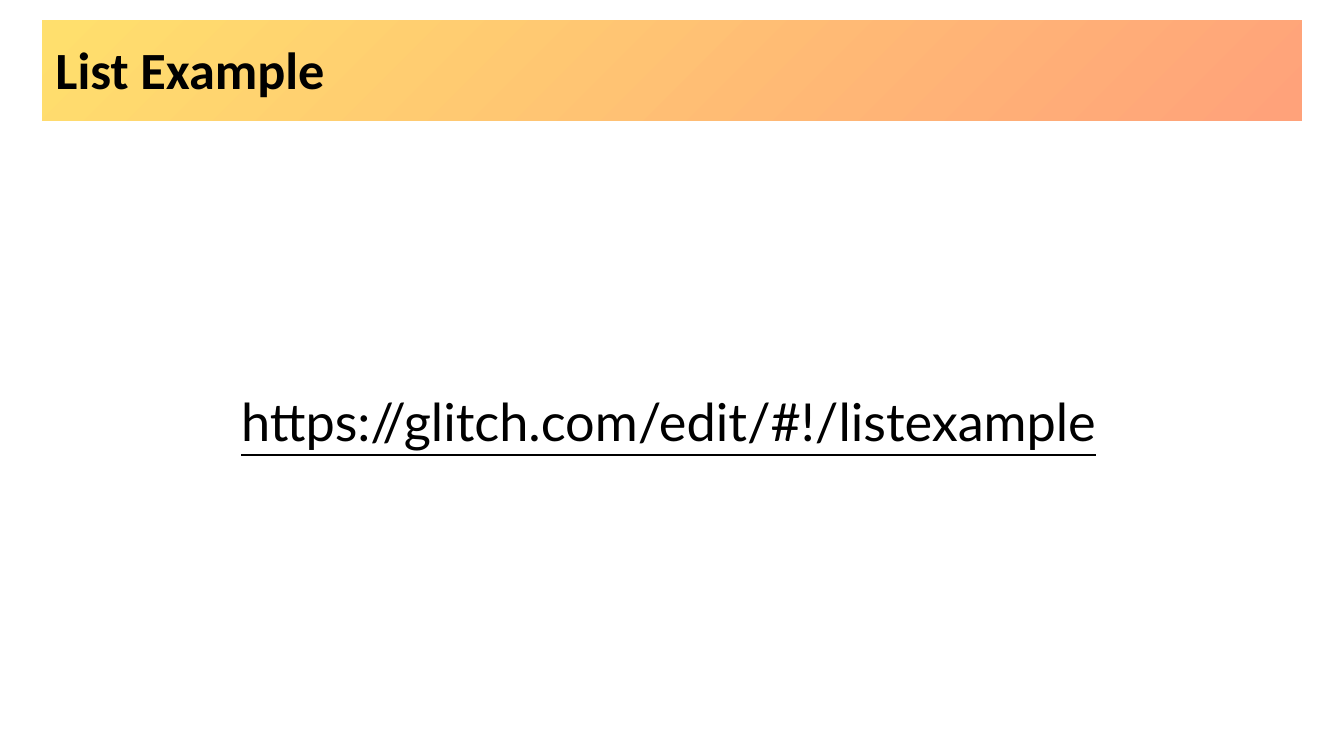
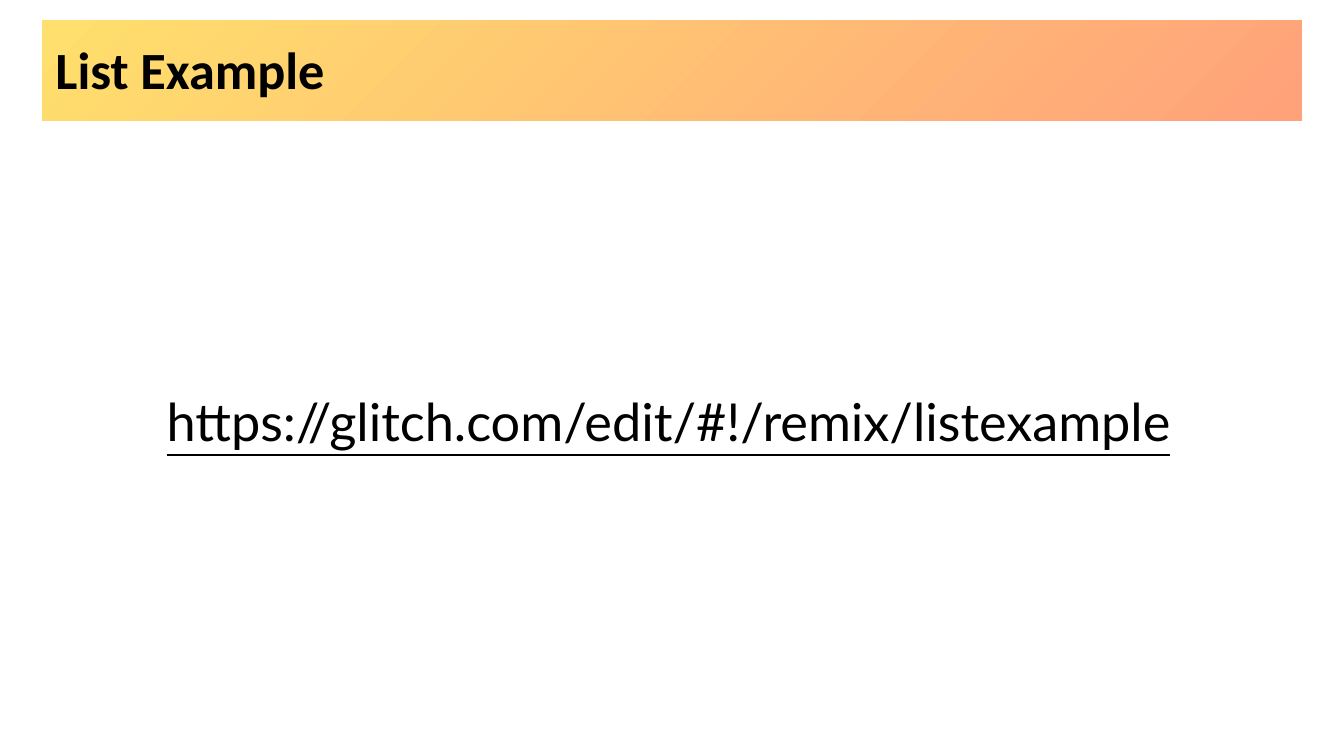
Before and after one commit to hytechclub/web-101, a slide deck: slide 11 of Week03/MoreHtmlElements.pptx. Drawn at 1344x756 pixels with LibreOffice and Linux fonts; fonts in the diff are those of the drawing; background and template pictures are left out. Boxes give left, top, right and bottom in pixels: in the first picture for what was removed or moved away, otherwise in the second. Text is boxed around its words. In the diff, an @@ line names an element or a change of style, - is before the commit and + after.

```diff
--- a/Week03/MoreHtmlElements.pptx
+++ b/Week03/MoreHtmlElements.pptx
@@ text at <box>167,402,1171,451</box>: text changed @@
-https://glitch.com/edit/#!/listexample
+https://glitch.com/edit/#!/remix/listexample
```
Also in this commit, not shown: 2 other slides changed, 23 other files.
